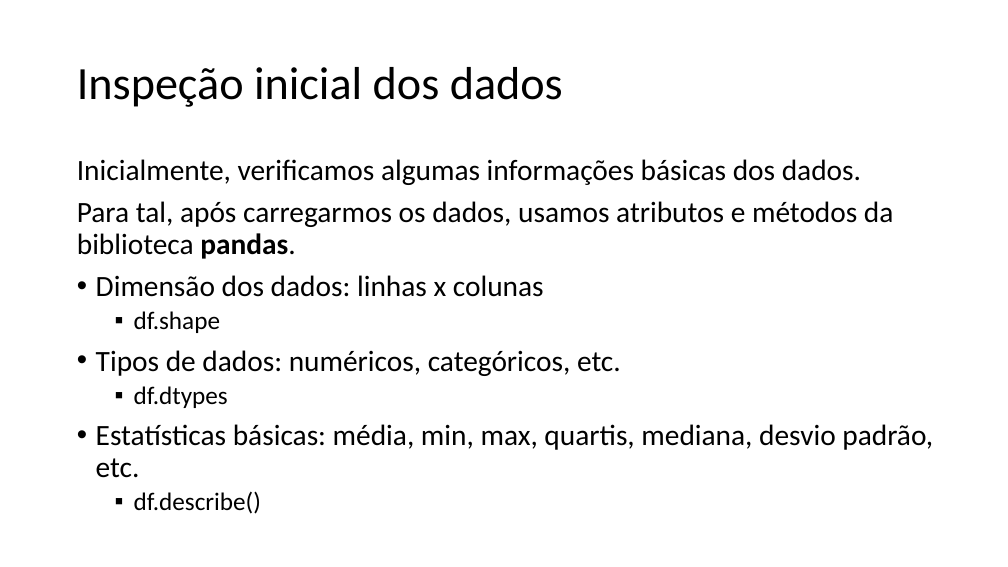
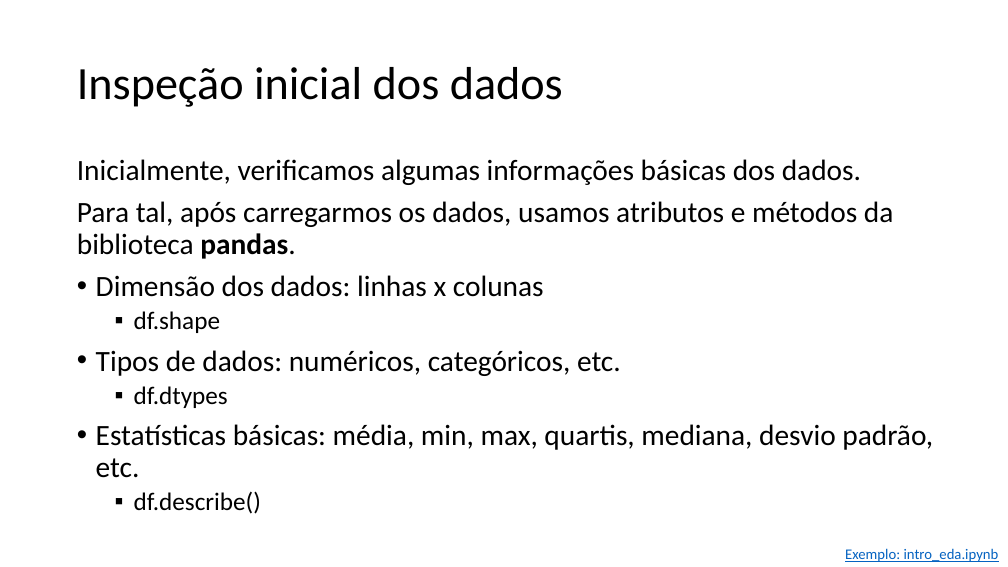
Before and after one commit to zz4fap/c24_inteligencia_artificial, a slide deck: slide 10 of slides/C24_EDA.pptx. Drawn at 1008x567 pixels with LibreOffice and Linux fonts; fonts in the diff are those of the drawing. Boxes give left, top, right and bottom in pixels: in the first picture for what was removed or moved away, otherwise in the second. Text is boxed around its words. In the diff, an @@ line names an element or a change of style, - is before the commit and + after.

Commit message:
update of slides

```diff
--- a/slides/C24_EDA.pptx
+++ b/slides/C24_EDA.pptx
@@ text added at (845,548,999,562), 14 pt, text #0563C1, underline @@
+Exemplo: intro_eda.ipynb
```
